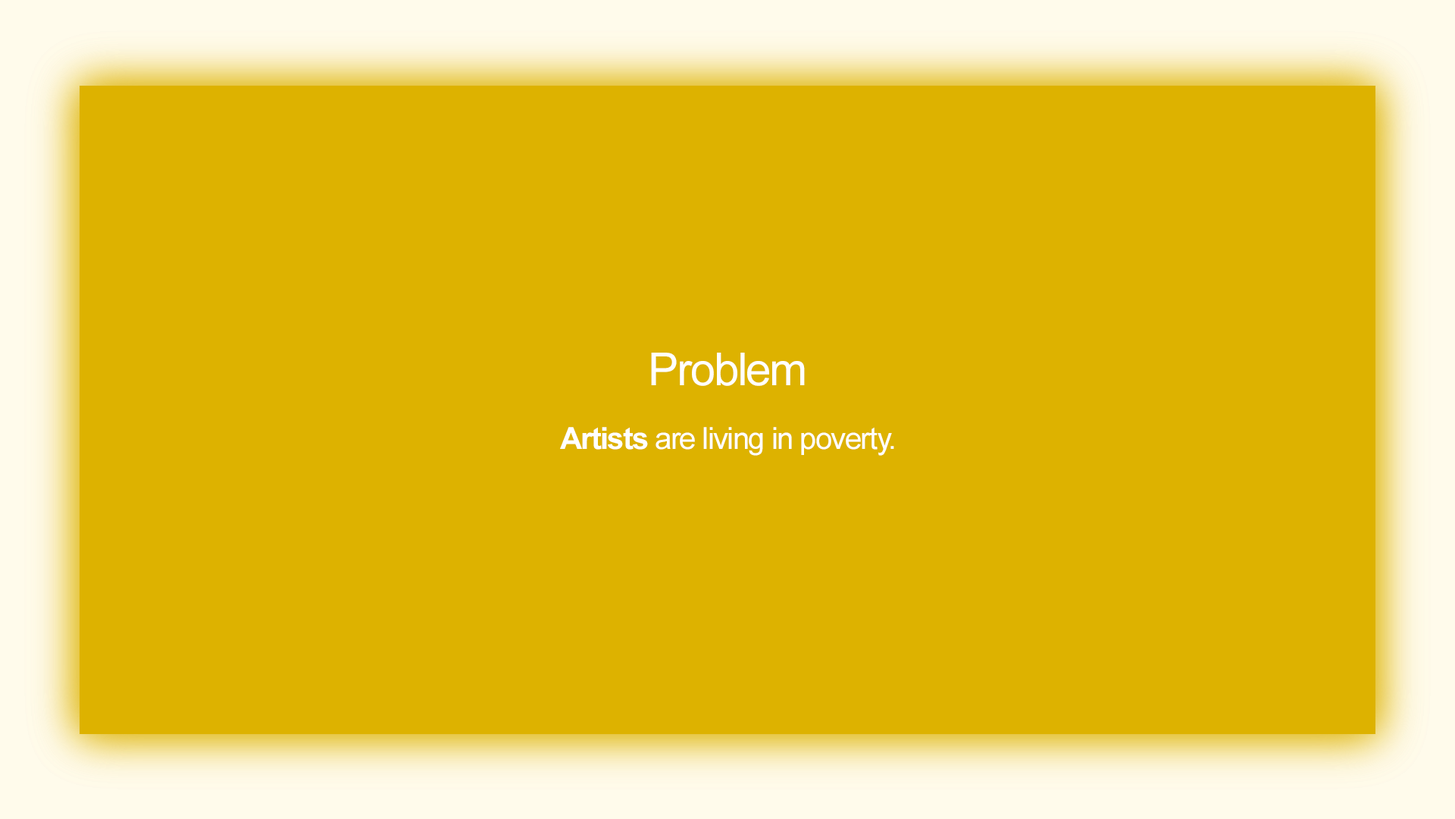
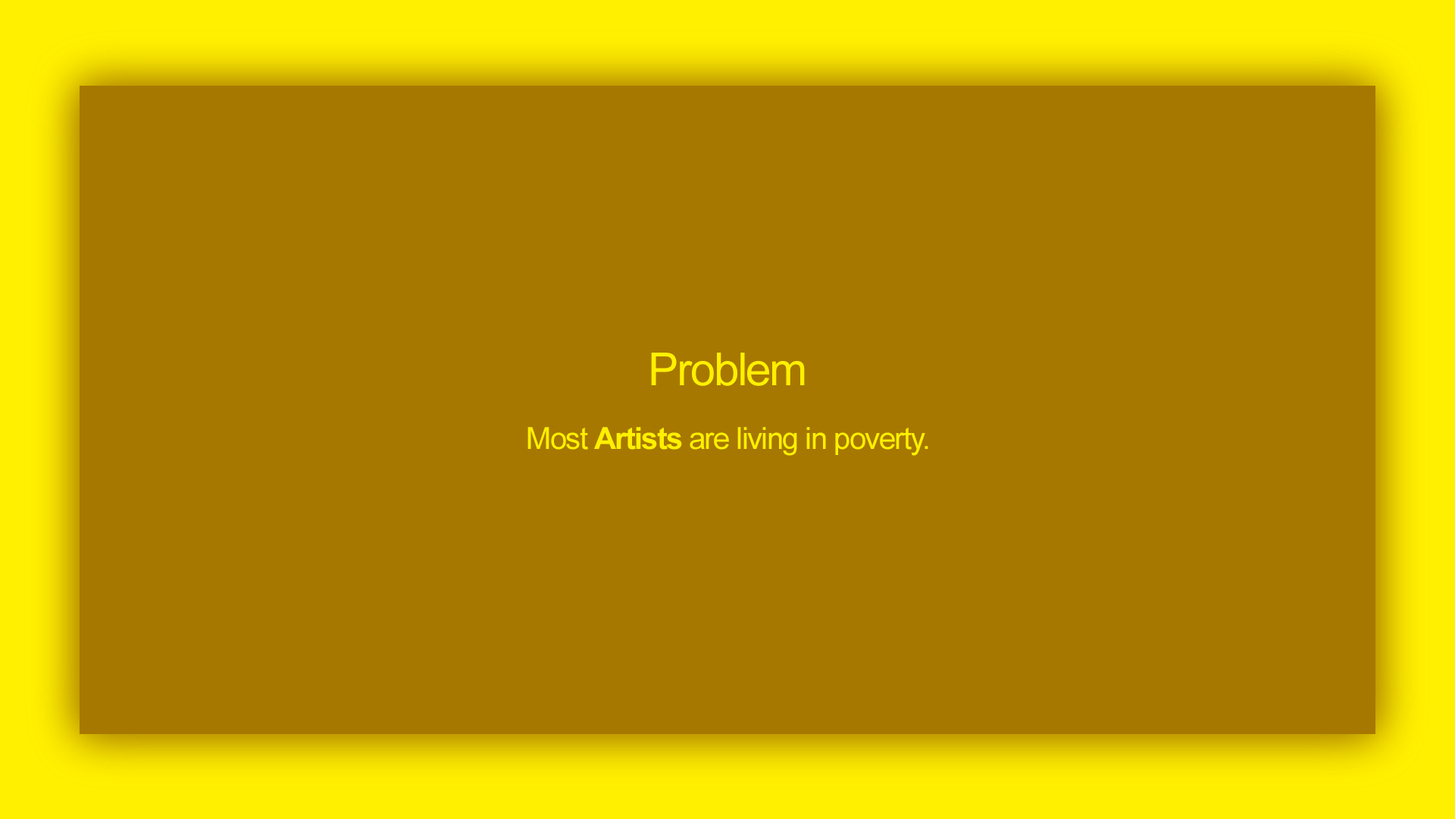
Comparing the layer stacks of the two 1455x819 images. Changes:
renamed "Artists are living in poverty." to "Most Artists are living in poverty.", blend normal → overlay, painted on it over <box>527,426,929,456</box>
"Problem": blend normal → overlay over <box>651,352,805,386</box>
painted on "Rectangle 2" over <box>79,85,1376,734</box>
painted on "Rectangle 2 copy 2" over <box>30,36,1426,783</box>
painted on "Rectangle 2 copy" over <box>30,36,1426,783</box>
painted on "Layer 0" over <box>0,0,1455,819</box>
